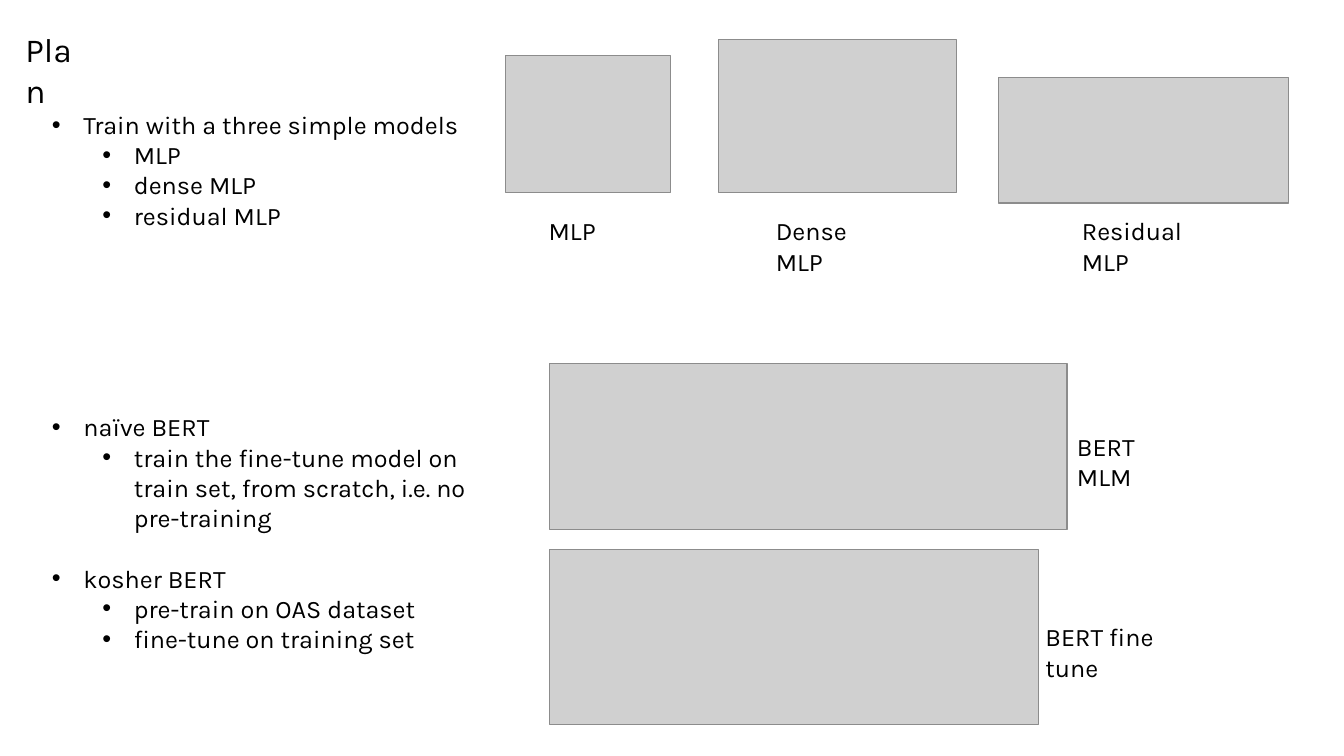
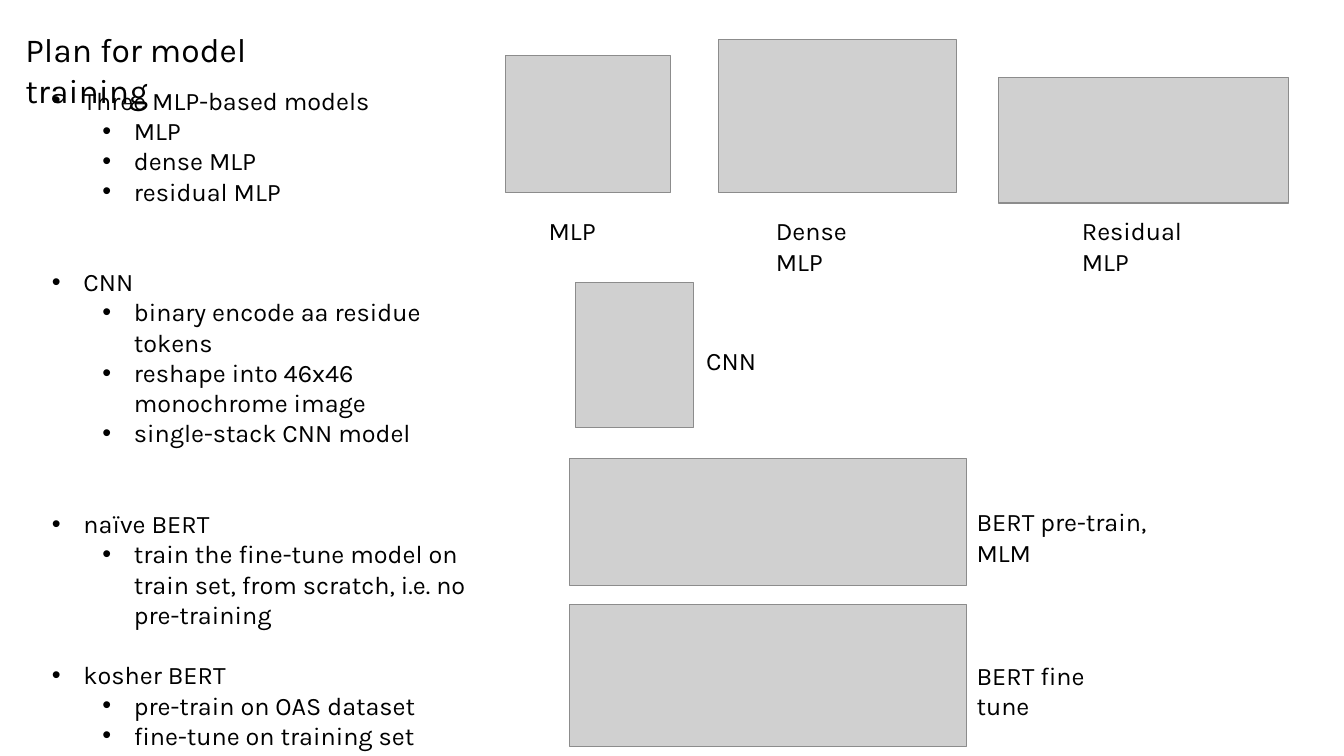
Before and after one commit to planaria158/BERT-antibody-antigen-binding-energy, a slide deck: slide 5 of Homework-aAlphaBio.pptx. Drawn at 1344x756 pixels with LibreOffice and Linux fonts; fonts in the diff are those of the drawing; grey boxes stand for pictures. Boxes give left, top, right and bottom in pixels: in the first picture for what was removed or moved away, otherwise in the second. Text is boxed around its words. In the diff, an @@ line names an element or a change of style, - is before the commit and + after.

Commit message:
slide deck adding code for CNN training

```diff
--- a/Homework-aAlphaBio.pptx
+++ b/Homework-aAlphaBio.pptx
@@ text at box(25, 39, 246, 112): text changed @@
-Plan
+Plan for model training
@@ text "Three MLP-based models": place and size @@
-text "Three MLP-based models" at box(83, 116, 465, 654)
+text "Three MLP-based models" at box(83, 87, 465, 746)
@@ text at box(83, 87, 369, 112): text changed @@
-• Train with a three simple models
+• Three MLP-based models
@@ text at box(83, 275, 421, 449): paragraphs added @@
+• CNN
+  • binary encode aa residue tokens
+  • reshape into 46x46 monochrome image
+  • single-stack CNN model
@@ picture added at box(576, 282, 694, 427) @@
@@ text added at box(706, 354, 756, 371), 18 pt, text #000000 @@
+CNN
@@ picture: place and size @@
-picture at box(549, 364, 1068, 529)
+picture at box(570, 459, 967, 586)
@@ text at box(977, 513, 1146, 562): text changed @@
-BERT MLM
+BERT pre-train, MLM
@@ picture: place and size @@
-picture at box(549, 549, 1038, 724)
+picture at box(570, 605, 967, 747)
@@ text "BERT fine tune": place and size @@
-text "BERT fine tune" at box(1045, 628, 1153, 678)
+text "BERT fine tune" at box(977, 667, 1084, 716)
```
Also in this commit, not shown: 3 other slides changed, 1 slide added, 1 slide removed, 5 other files.
